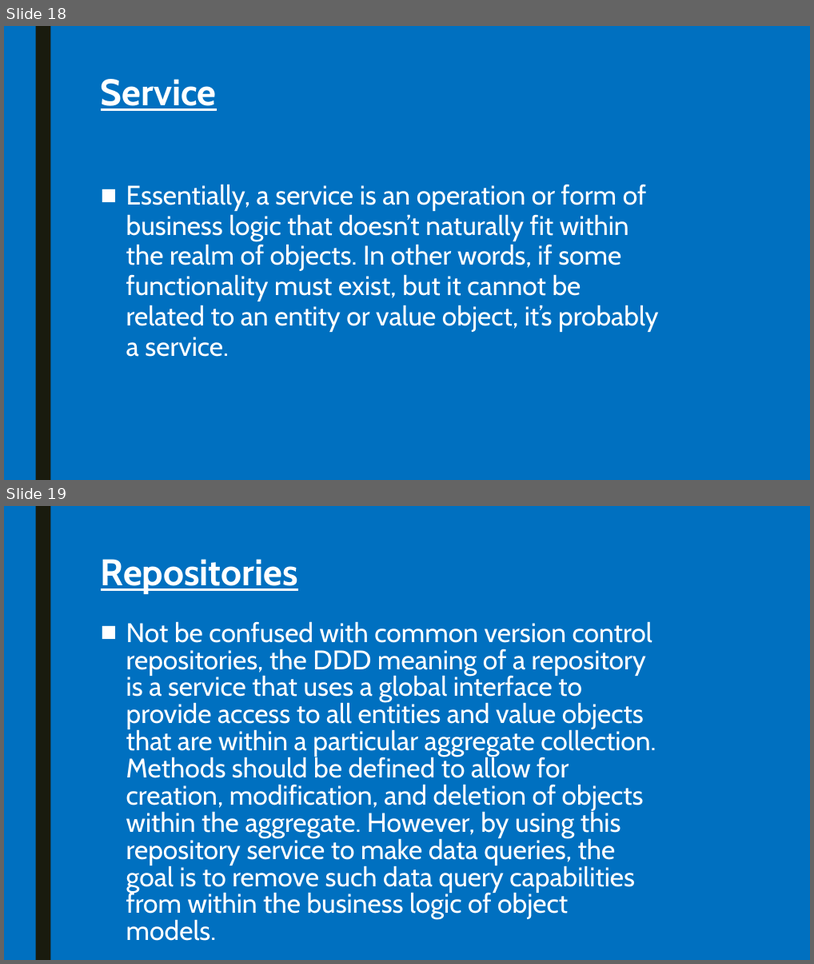
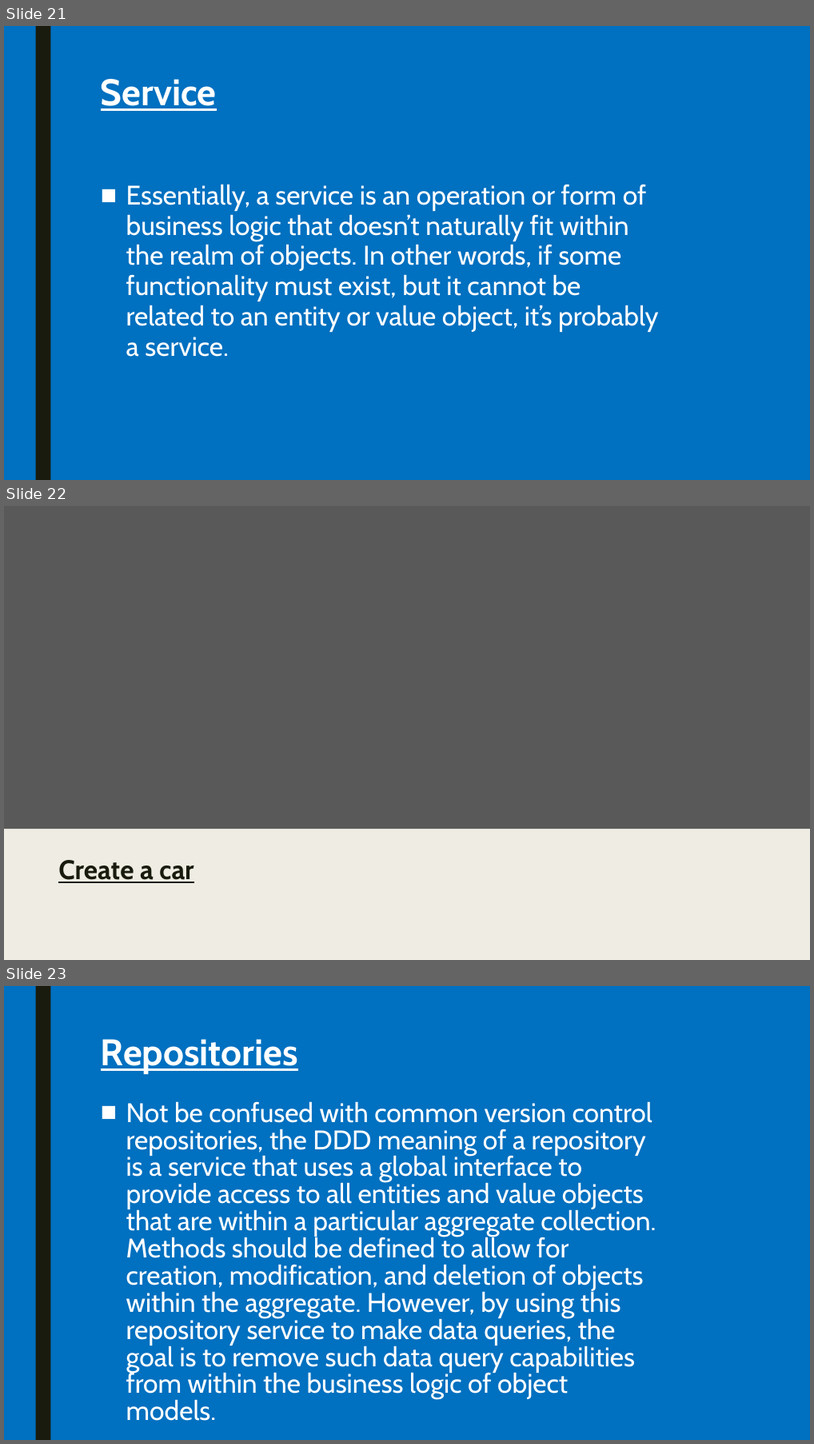
Before and after one commit to pkyurkchiev/practice-biel, a slide deck: presentations/domain-driven design.pptx. Shown one above the other, each under a label of ours: slides 18 and 19 before the commit, slides 21, 22 and 23 after it. The pictures are 814x964 and 814x1444 pixels, drawn with LibreOffice and Linux fonts; fonts in the diff are those of the drawing. Boxes give left, top, right and bottom in pixels: in the first picture for what was removed or moved away, otherwise in the second. Text is boxed around its words. In the diff, an @@ line names an element or a change of style, - is before the commit and + after.

```diff
--- a/presentations/domain-driven design.pptx
+++ b/presentations/domain-driven design.pptx
@@ slide 22 added at (4, 506, 810, 960), background #EFEDE3 @@
@@ rectangle added at (4, 506, 810, 828), fill #595959 @@
@@ text added at (58, 860, 194, 883), 32 pt, text #191B0E, bold, underline @@
+Create a car
@@ what was slide 18 is now slide 21 @@
@@ what was slide 19 is now slide 23 @@
```
Also in this commit, not shown: 1 slide changed, 4 other slides added, 1 slide removed, 1 other file.
